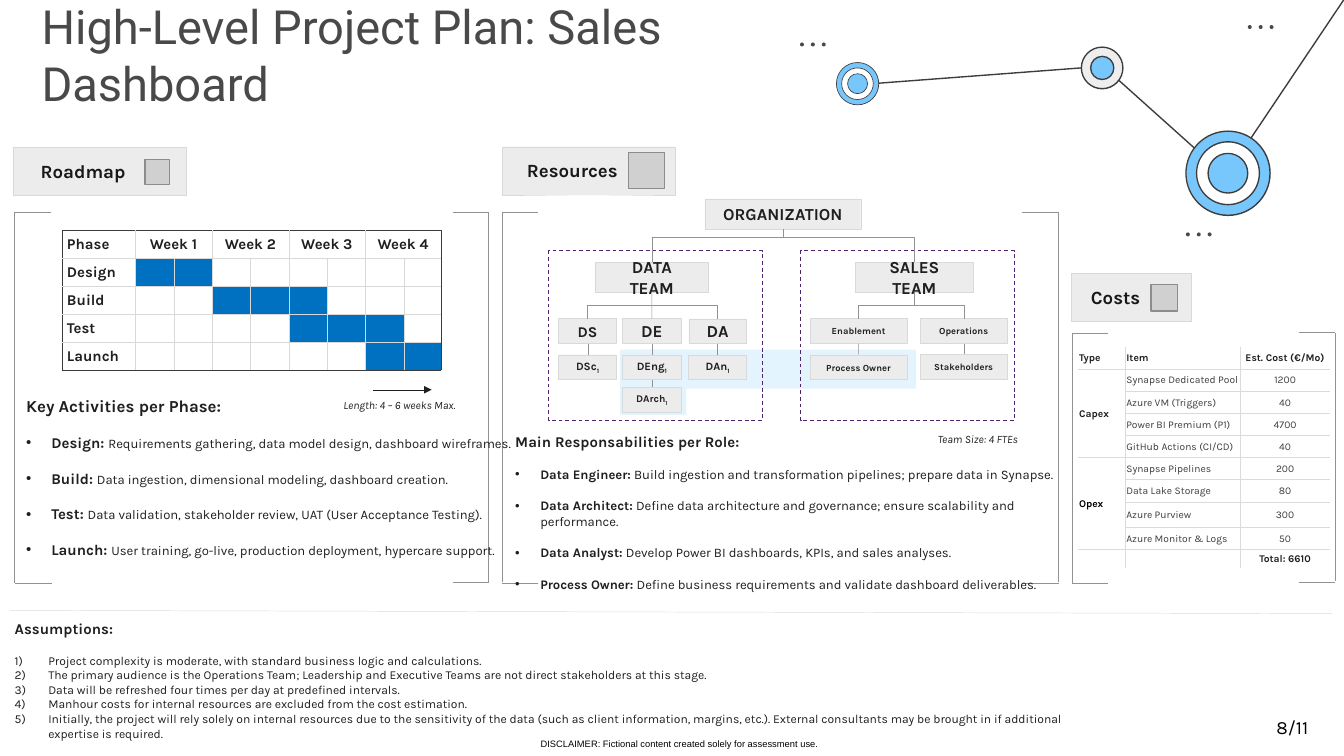
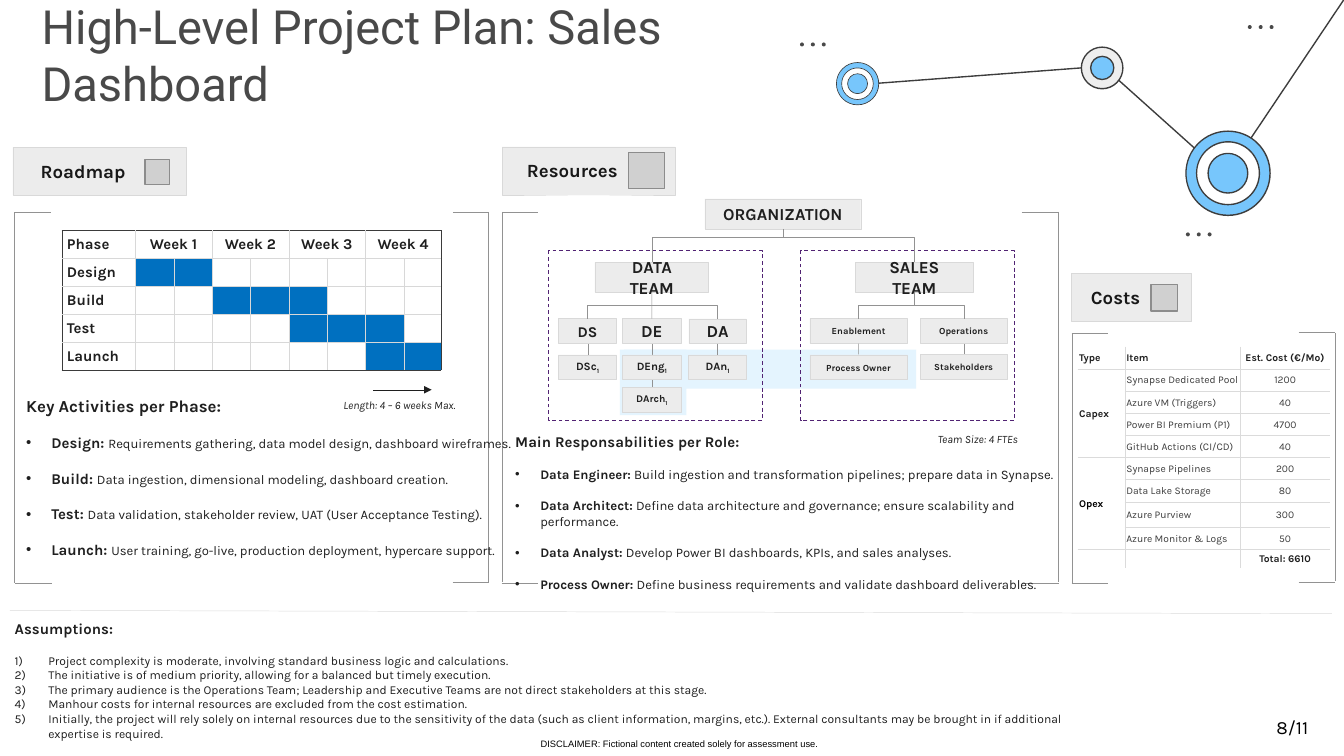
Before and after one commit to Nesk95/Allianz_BusinessCase, a slide deck: slide 9 of Allianz Business Case - Presentation.pptx. Drawn at 1344x756 pixels with LibreOffice and Linux fonts; fonts in the diff are those of the drawing; grey boxes stand for pictures; background and template pictures are left out. Boxes give left, top, right and bottom in pixels: in the first picture for what was removed or moved away, otherwise in the second. Text is boxed around its words. In the diff, an @@ line names an element or a change of style, - is before the commit and + after.

```diff
--- a/Allianz Business Case - Presentation.pptx
+++ b/Allianz Business Case - Presentation.pptx
@@ text at box(48, 656, 508, 682): text changed @@
-1) Project complexity is moderate, with standard business logic and calculations.
+1) Project complexity is moderate, involving standard business logic and calculations.
+2) The initiative is of medium priority, allowing for a balanced but timely execution.
@@ text at box(48, 685, 400, 697): paragraph removed @@
-3) Data will be refreshed four times per day at predefined intervals.
```
Also in this commit, not shown: 3 other slides changed, 1 other file.
